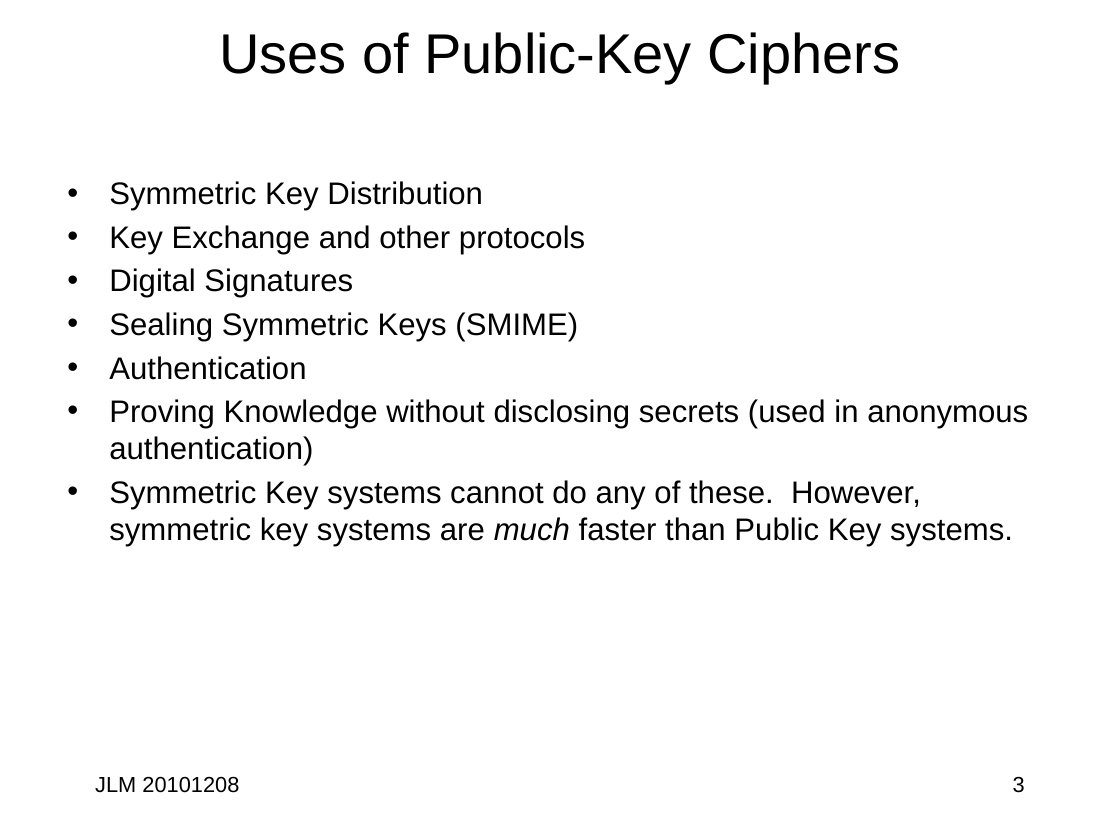
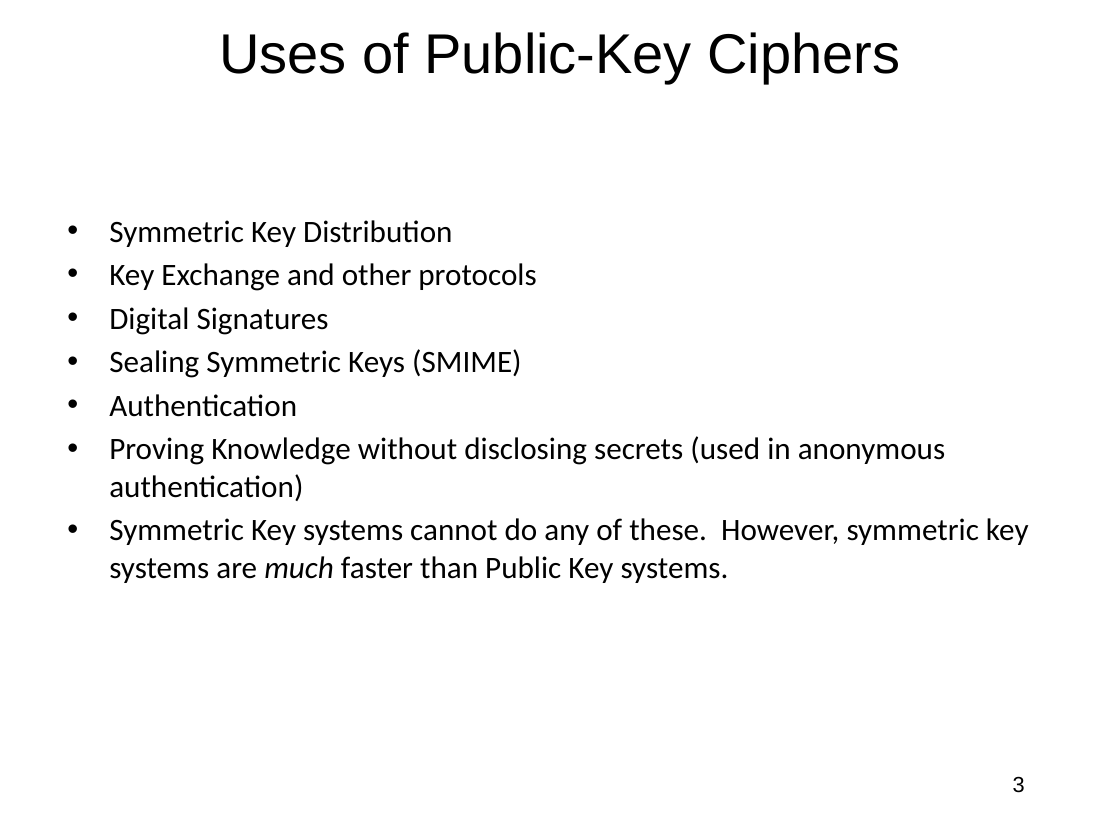
Before and after one commit to jlmucb/class_notes, a slide deck: slide 3 of BerkeleyClass/CS290Spring2013/Lectures/Cryptoclass7.pptx. Drawn at 1120x840 pixels with LibreOffice and Linux fonts; fonts in the diff are those of the drawing. Boxes give left, top, right and bottom in pixels: in the first picture for what was removed or moved away, otherwise in the second. Text is boxed around its words. In the diff, an @@ line names an element or a change of style, - is before the commit and + after.

```diff
--- a/BerkeleyClass/CS290Spring2013/Lectures/Cryptoclass7.pptx
+++ b/BerkeleyClass/CS290Spring2013/Lectures/Cryptoclass7.pptx
@@ text "Symmetric Key Distribution": place and size @@
-text "Symmetric Key Distribution" at [109, 181, 1028, 547]
+text "Symmetric Key Distribution" at [109, 220, 1029, 583]
@@ text "Symmetric Key Distribution" at [109, 220, 1029, 583]: font Arial to Calibri @@
@@ text removed at [95, 776, 239, 793] @@
-JLM 20101208
```
Also in this commit, not shown: 74 other slides changed, 1 slide added, 1 slide removed, 18 other files.
